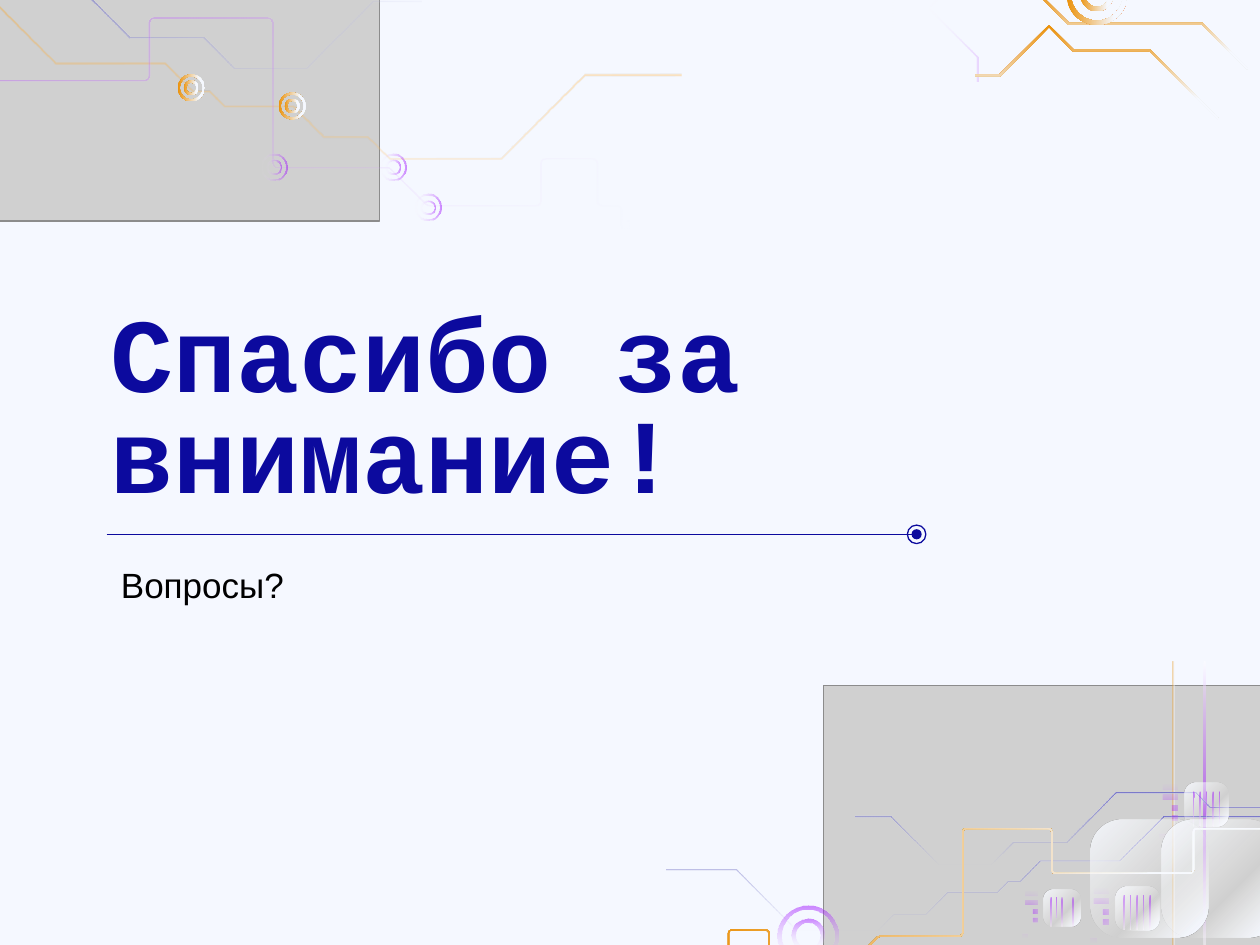
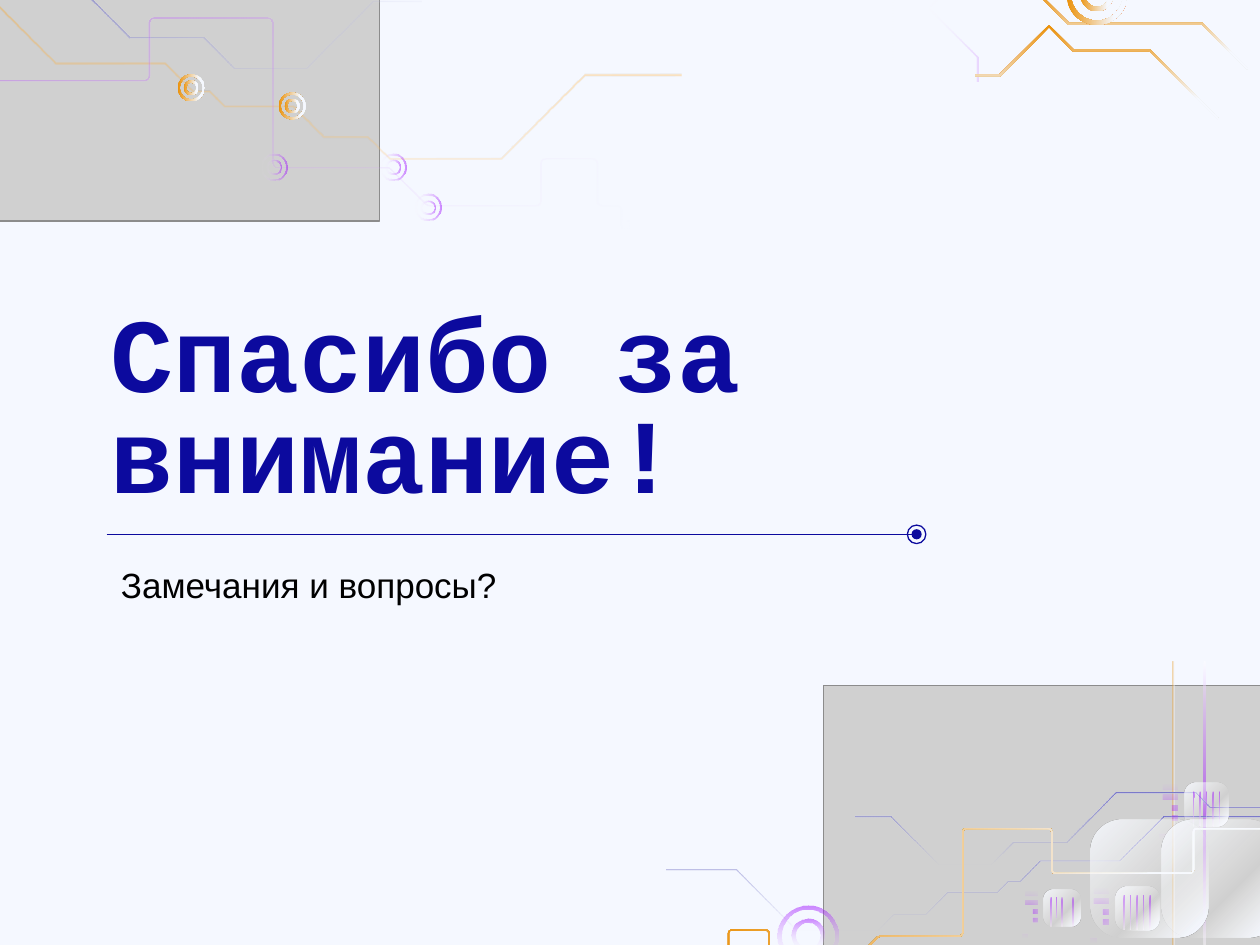
Before and after one commit to DaL1ner/virtual_queue_management_system, a slide deck: slide 9 of reports/presentation/sprint-01.pptx (slide 10 before the commit). Drawn at 1260x945 pixels with LibreOffice and Linux fonts; fonts in the diff are those of the drawing; grey boxes stand for pictures. Boxes give left, top, right and bottom in pixels: in the first picture for what was removed or moved away, otherwise in the second. Text is boxed around its words. In the diff, an @@ line names an element or a change of style, - is before the commit and + after.

```diff
--- a/reports/presentation/sprint-01.pptx
+++ b/reports/presentation/sprint-01.pptx
@@ text at [121, 573, 497, 605]: text changed @@
-Вопросы?
+Замечания и вопросы?
```
Also in this commit, not shown: 6 other slides changed, 2 slides added, 2 slides removed.
